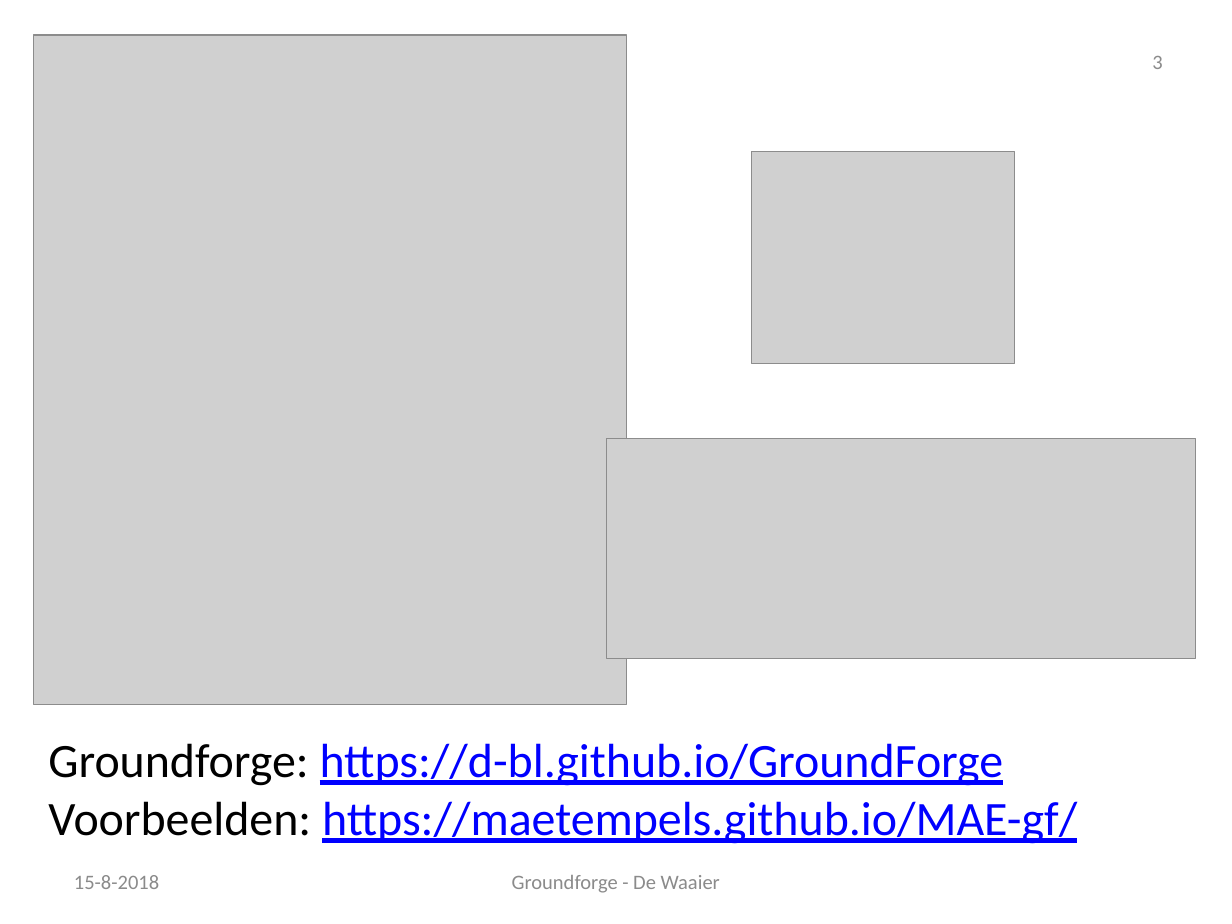
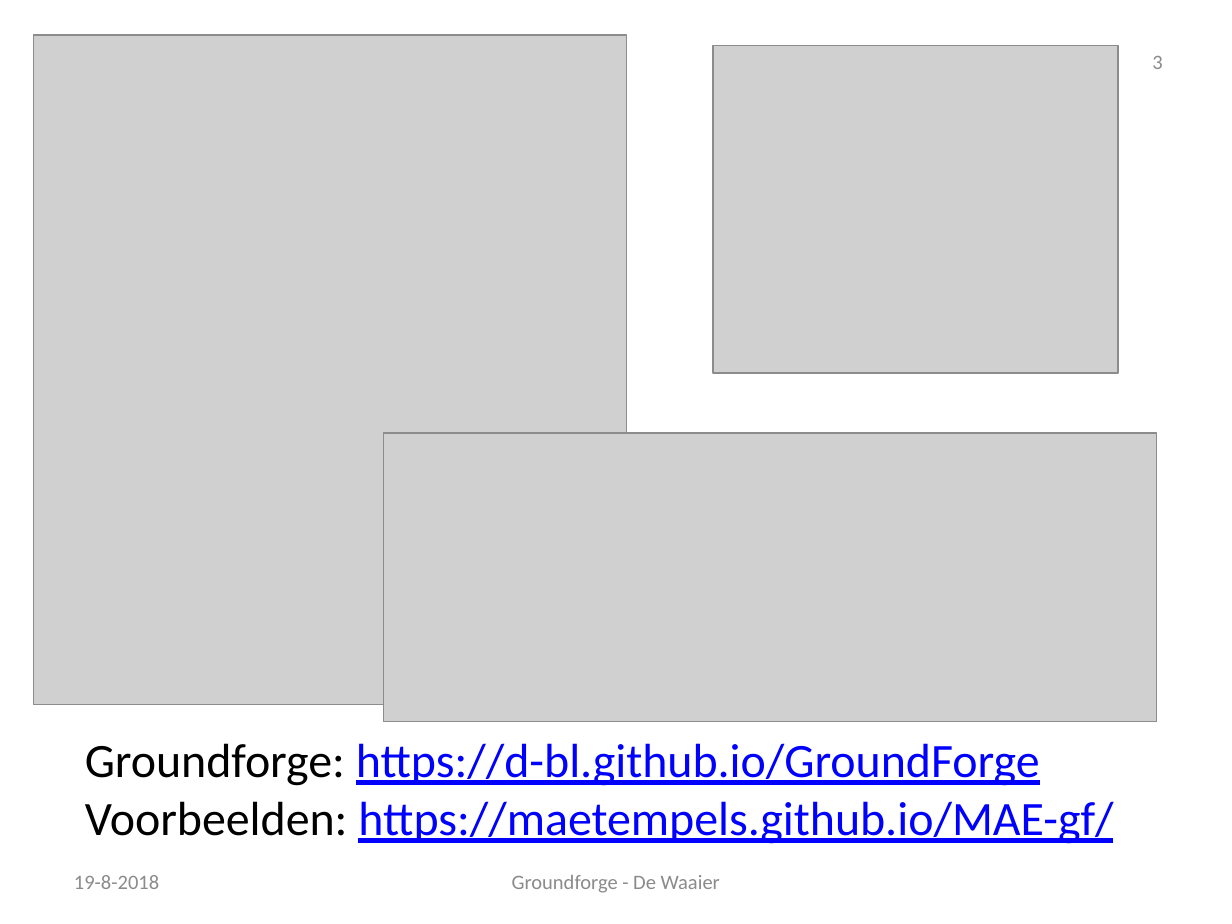
Before and after one commit to d-bl/GroundForge-help, a slide deck: slide 3 of docs/help/NL.pptx. Drawn at 1232x924 pixels with LibreOffice and Linux fonts; fonts in the diff are those of the drawing; grey boxes stand for pictures; background and template pictures are left out. Boxes give left, top, right and bottom in pixels: in the first picture for what was removed or moved away, otherwise in the second. Text is boxed around its words. In the diff, an @@ line names an element or a change of style, - is before the commit and + after.

```diff
--- a/docs/help/NL.pptx
+++ b/docs/help/NL.pptx
@@ picture: place and size @@
-picture at (752,152,1014,363)
+picture at (713,46,1119,373)
@@ picture: place and size @@
-picture at (606,439,1195,659)
+picture at (383,432,1157,722)
@@ text "Groundforge: https://d-bl.github.io/GroundForge": place and size @@
-text "Groundforge: https://d-bl.github.io/GroundForge" at (48,743,1077,844)
+text "Groundforge: https://d-bl.github.io/GroundForge" at (85,743,1113,844)
@@ text at (74,875,159,889): text changed @@
-15-8-2018
+19-8-2018
```
Also in this commit, not shown: 5 other slides changed, 1 slide added, 1 other file.
